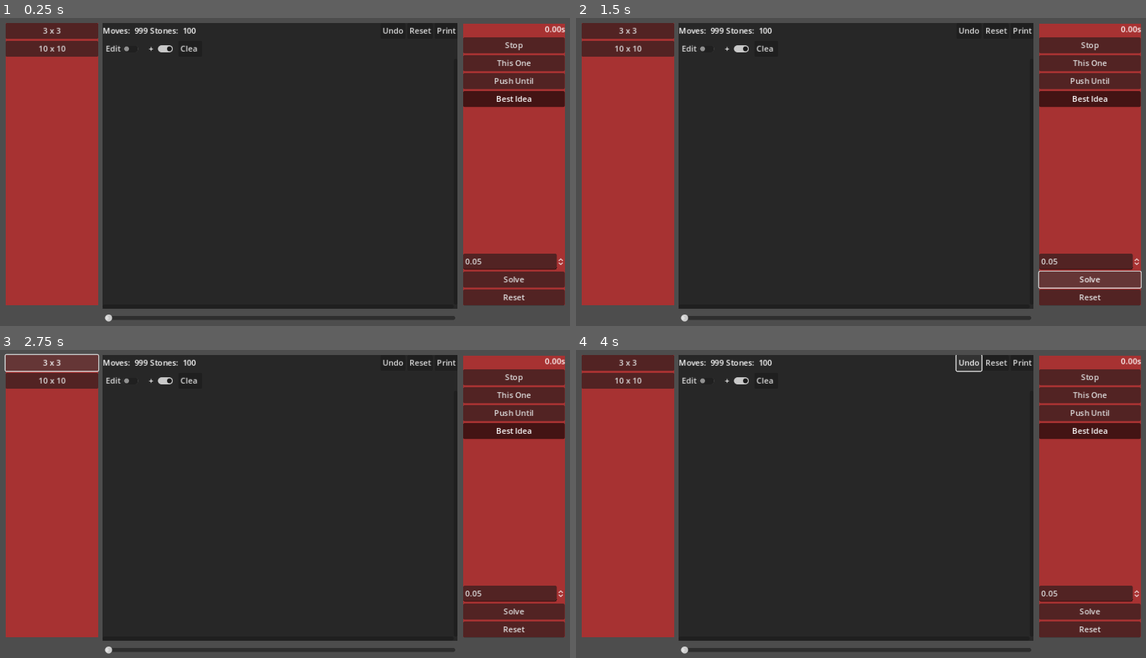
Above: before the commit, frames 1-4 (two rows, left to right).
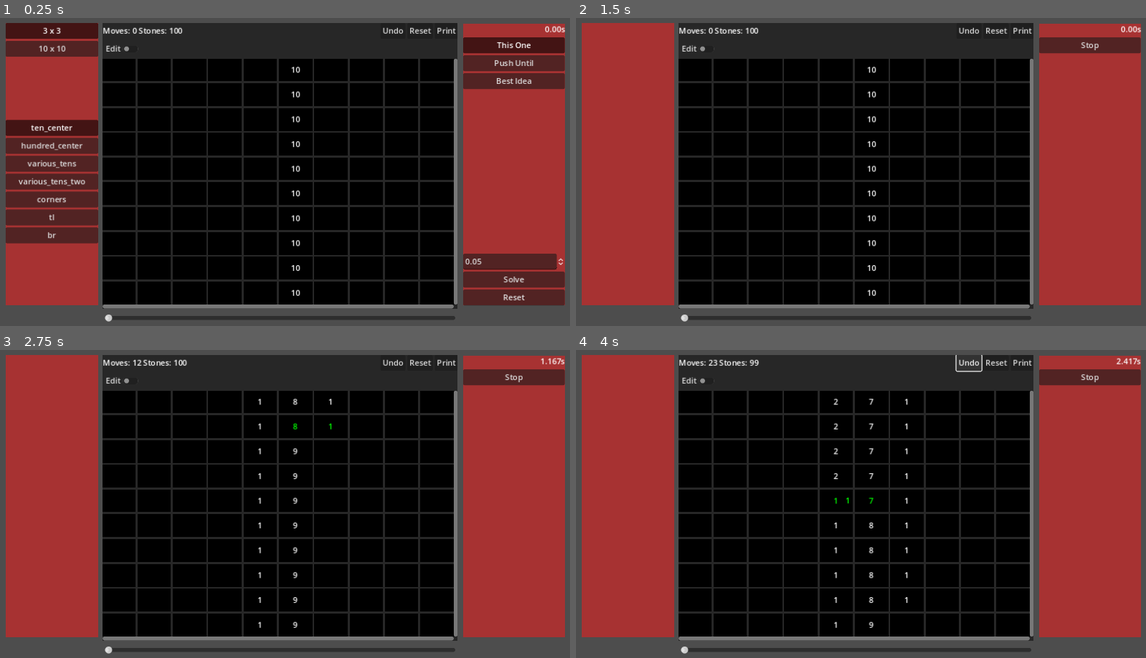
Above: after the commit, the same moments.

Repository: bitwes/StoneGridProblem
Game: Godot game, scene res://main.tscn
Same seed, same stepped clock (60 frames per second), same inputs: the game is played once before the commit and once after it.
Inputs (mouse positions are in pixels of both pictures, inside the frame that each line leads up to):
- Up to frame 1 (0.25 s): no input
- Up to frame 2 (1.5 s): click (1089, 45) at 0.5 s, where only the run before the commit has a clickable "Stop"; click "Solve" at 1.25 s
- Up to frame 3 (2.75 s): click (51, 362) at 2 s, where only the run before the commit has a clickable "3 x 3"
- Up to frame 4 (4 s): click (627, 380) at 2.75 s, where only the run before the commit has a clickable "10 x 10"; click "Undo" at 3.5 s

The runs differ from the first frame. In frame 1, 52% of the frame differs, in the area x 1-100%, y 3-95%; in frame 2, 52%; in frame 3, 52%, in the area x 0-100%, y 1-95%; in frame 4, 52%.
Error before the commit: Parse Error: Could not parse global class "StoneGrid" from "res://stone_grid.gd". (res://Main.gd:155)

Commit message:
I am a nightmare walking, psychopath talking

Diff:
--- a/Main.gd
+++ b/Main.gd
@@ -148,8 +148,10 @@
 	delay = $Controls2/Layout/Buttons/Delay,
 	orig_stone_grid = $StoneGrid,
 	stop = $Controls2/Layout/Stop,
-
-	undo_slider = $UndoSlider
+	moves = $Controls2/Layout/Buttons/Stats/Moves,
+	checks = $Controls2/Layout/Buttons/Stats/Checks,
+
+	undo_slider = $UndoSlider,
 }
 
 var _stone_grid : StoneGrid = null
@@ -191,9 +193,9 @@
 			btn.button_pressed = false
 
 
-	_create_grid_all_at_center(20)
+	#_create_grid_all_at_center(20)
 	#_create_stone_grid(3, three_x_three)
-	#_create_stone_grid(10, ten_x_ten)
+	_create_stone_grid(10, ten_x_ten)
 
 
 func _create_grid_all_at_center(s):
@@ -274,6 +276,8 @@
 	_ctrls.undo_slider.value = _stone_grid.undoer.size() -1
 	_update_time()
 	print('Time = ', _ctrls.time.text)
+	_ctrls.moves.text = str('Moves:  ', _stone_grid.moves)
+	_ctrls.checks.text = str('Checks:  ', _stone_grid.get_check_count())
 	#_stone_grid.show_change_counts()
 
 
--- a/main.tscn
+++ b/main.tscn
@@ -104,12 +104,14 @@
 layout_mode = 2
 size_flags_vertical = 3
 
-[node name="StoneArrangements" type="VBoxContainer" parent="Controls2/Layout/Buttons"]
+[node name="Stats" type="VBoxContainer" parent="Controls2/Layout/Buttons"]
 layout_mode = 2
 
-[node name="Spacer" type="CenterContainer" parent="Controls2/Layout/Buttons"]
+[node name="Moves" type="Label" parent="Controls2/Layout/Buttons/Stats"]
 layout_mode = 2
-size_flags_vertical = 3
+
+[node name="Checks" type="Label" parent="Controls2/Layout/Buttons/Stats"]
+layout_mode = 2
 
 [node name="Delay" type="SpinBox" parent="Controls2/Layout/Buttons"]
 layout_mode = 2
--- a/solvers.gd
+++ b/solvers.gd
@@ -3,6 +3,15 @@
 class BaseSolver:
 	var _grid : StoneGrid = null
 	var _should_run = true
+
+	var colors = [
+		Color(1, 0, 0), Color(0, 1, 0), Color(0, 0, 1),
+		Color(1, .5, .5), Color(.5, 1, .5), Color(.5, .5, 1),
+		Color(1, 0, 1), Color(1, 1, 0), Color(0, 1, 1),
+		Color(1, .5, 1), Color(1, 1, .5), Color(.5, 1, 1),
+		Color(.5, 0, .5), Color(.5, .5, 0), Color(0, .5, .5),
+		]
+
 
 	func get_surrounding_squares(pos : Vector2):
 		var to_return = []
@@ -73,6 +82,7 @@
 				await _grid.move_stone(pos, to.grid_pos)
 		return to
 
+
 	func get_button_in_direction(pos : Vector2, target_button : StoneButton):
 		var here = _grid.get_button_at(pos)
 		var to = null
@@ -94,23 +104,42 @@
 		return xdiff + ydiff
 
 
-	func push_all_towards(pos : Vector2, target : StoneButton):
+	func push_all_towards(pos : Vector2, target : StoneButton, c = null):
 		if(target == null):
 			return
 
 		var moved = 0
 		var here = _grid.get_button_at(pos)
+		if(c == null):
+			c = here.get_bg_color()
 		var to = get_button_in_direction(pos, target)
 		if(to != null):
 			var dist = calc_moves_to(here, to)
+			if(to.stones == 0):
+				to.set_bg_color(c)
 
 			while(moved < int(dist) and here.stones > 1):
 				await _grid.move_stone(pos, to.grid_pos)
 				moved += 1
 
 			if(moved > 0 and to != null):
-				await push_all_towards(to.grid_pos, target)
-
+				await push_all_towards(to.grid_pos, target, c)
+
+
+	func _get_buttons_with_spreadable_stones():
+		var cur_color_idx = 0
+
+		var btns = []
+		for i in range(_grid.grid_size()):
+			for j in range(_grid.grid_size()):
+				var btn = _grid.get_button_at(Vector2(i, j))
+				if(btn.stones > 1):
+					btns.append(btn)
+					btn.set_bg_color(colors[cur_color_idx])
+					cur_color_idx += 1
+					if(cur_color_idx > colors.size() -1):
+						cur_color_idx = 0
+		return btns
 
 
 	func _solve():
@@ -124,12 +153,15 @@
 		await _solve()
 
 		print('Moves     ', _grid.moves)
+		print('Checks    ', _grid.get_check_count())
 		print('Solved    ', _grid.is_solved())
 
 	func stop():
 		_should_run = false
 
 
+# ------------------------------------------------------------------------------
+# ------------------------------------------------------------------------------
 class ThisOne:
 	extends BaseSolver
 
@@ -155,11 +187,13 @@
 				await push_in_direction_of(pos, target)
 
 
-
+# ------------------------------------------------------------------------------
+# ------------------------------------------------------------------------------
 class PushTillWeGetThere:
 	extends BaseSolver
 
 	func _solve():
+		_get_buttons_with_spreadable_stones()
 		var count = 0
 		var max_attempts = _grid.grid_size() * _grid.grid_size()
 		while(!_grid.is_solved() and count <= max_attempts):
@@ -185,17 +219,11 @@
 					target.set_color(Color(0, 0, 0, 0))
 				here.set_color(Color(0, 0, 0, 0))
 
+
+# ------------------------------------------------------------------------------
+# ------------------------------------------------------------------------------
 class BestIdea:
 	extends BaseSolver
-
-	func _get_buttons_with_spreadable_stones():
-		var btns = []
-		for i in range(_grid.grid_size()):
-			for j in range(_grid.grid_size()):
-				var btn = _grid.get_button_at(Vector2(i, j))
-				if(btn.stones > 1):
-					btns.append(btn)
-		return btns
 
 
 	func get_zero_btn_in_diretion(from_pos, dir):
@@ -220,7 +248,6 @@
 		for x in range(-1.0, 2.0, .1):
 			for y in range(-1.0, 2.0, .1):
 				if(x != 0 or y != 0):
-					print(x, ',', y)
 					var zero_btn = get_zero_btn_in_diretion(b.grid_pos, Vector2(x, y))
 					if(zero_btn != null):
 						await push_all_towards(b.grid_pos, zero_btn)
@@ -251,9 +278,10 @@
 		var count = 0
 		var max_attempts = _grid.grid_size() * _grid.grid_size()
 		var spreadable = _get_buttons_with_spreadable_stones()
+
+		# Move piles that have the least amount of stones first.
 		spreadable.sort_custom(func(a, b):
 			return a.stones > b.stones)
-		print(spreadable)
 
 		var r = 1
 		while(!_grid.is_solved() and count <= max_attempts):
--- a/stone_button.gd
+++ b/stone_button.gd
@@ -9,8 +9,21 @@
 
 var _change_count = 0
 var _check_count = 0
+var _sb : StyleBox = null
 
 signal stones_changed
+
+func _init():
+	size_flags_horizontal = Control.SIZE_EXPAND_FILL
+	size_flags_vertical = Control.SIZE_EXPAND_FILL
+	edit_mode = edit_mode
+
+
+func _ready():
+	_sb = get("theme_override_styles/normal")
+	if(stones == -1):
+		text = str(grid_pos)
+
 
 func _process(delta):
 	if(_repeat):
@@ -18,6 +31,14 @@
 		if(_waited > increment_repeat):
 			stones += edit_increment
 			_waited = 0.0
+
+
+func _gui_input(event):
+	if(edit_mode):
+		if(event is InputEventMouseButton):
+			_repeat = event.pressed
+			if(event.pressed):
+				stones += edit_increment
 
 
 var edit_mode = false :
@@ -41,21 +62,6 @@
 		else:
 			text = ' '
 
-func _init():
-	size_flags_horizontal = Control.SIZE_EXPAND_FILL
-	size_flags_vertical = Control.SIZE_EXPAND_FILL
-	edit_mode = edit_mode
-
-func _gui_input(event):
-	if(edit_mode):
-		if(event is InputEventMouseButton):
-			_repeat = event.pressed
-			if(event.pressed):
-				stones += edit_increment
-
-func _ready():
-	if(stones == -1):
-		text = str(grid_pos)
 
 func _to_string():
 	return str(grid_pos, '[', stones, ']')
@@ -68,13 +74,28 @@
 	_check_count = 0
 
 func show_change_count():
-	#text = " "
 	$ColorRect/Label.text = str(_change_count)
 
 func show_check_count():
-	#text = " "
 	$ColorRect/Label.text = str(_check_count)
 
 func show_stones():
 	text = str(stones)
 	$ColorRect/Label.text = ""
+
+func set_bg_color(c):
+	_sb.bg_color = c
+	if(is_color_dark(c)):
+		set("theme_override_colors/font_color", Color(1, 1, 1))
+	else:
+		set("theme_override_colors/font_color", Color(0, 0, 0))
+
+func get_bg_color():
+	return _sb.bg_color
+
+
+func get_lumenescen(color : Color):
+	return  0.2126 * color.r + 0.7152 * color.g + 0.0722 * color.b
+
+func is_color_dark(color):
+	return get_lumenescen(color) < .6
--- a/stone_button.tscn
+++ b/stone_button.tscn
@@ -3,6 +3,7 @@
 [ext_resource type="Script" path="res://stone_button.gd" id="1_77fbw"]
 
 [sub_resource type="StyleBoxFlat" id="StyleBoxFlat_kstmi"]
+resource_local_to_scene = true
 bg_color = Color(0.0823529, 0.0823529, 0.0823529, 1)
 
 [sub_resource type="StyleBoxFlat" id="StyleBoxFlat_mvq26"]
--- a/stone_grid.gd
+++ b/stone_grid.gd
@@ -59,8 +59,6 @@
 var _stone_buttons = []
 var undoer = Undo.new(self)
 var _last_layout = null
-
-var wait_time = 0
 
 var wait_time = 0
 
@@ -239,6 +237,7 @@
 			b.custom_minimum_size = Vector2(20, 20)
 			r.add_child(b)
 			b.stones_changed.connect(_on_stones_changed)
+
 			_stone_buttons[i][j] = b
 
 
@@ -248,6 +247,7 @@
 	for i in stones.size():
 		for j in stones[i].size():
 			_stone_buttons[i][j].stones = stones[i][j]
+			_stone_buttons[i][j].set_bg_color(Color(0, 0, 0))
 	_update_count()
 
 
@@ -320,3 +320,10 @@
 
 func reset_counts():
 	call_on_buttons(func(btn): btn.reset_counts())
+
+func get_check_count():
+	var val = 0
+	for i in range(grid_size()):
+		for j in range(grid_size()):
+			val += _stone_buttons[i][j]._check_count
+	return val
